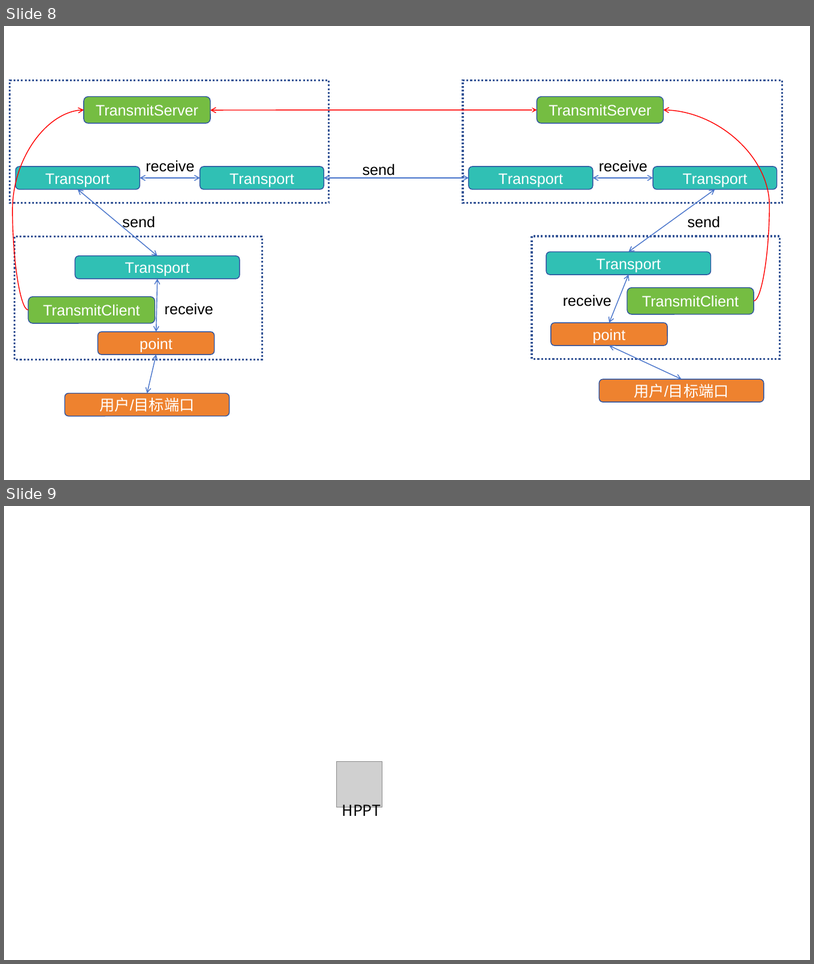
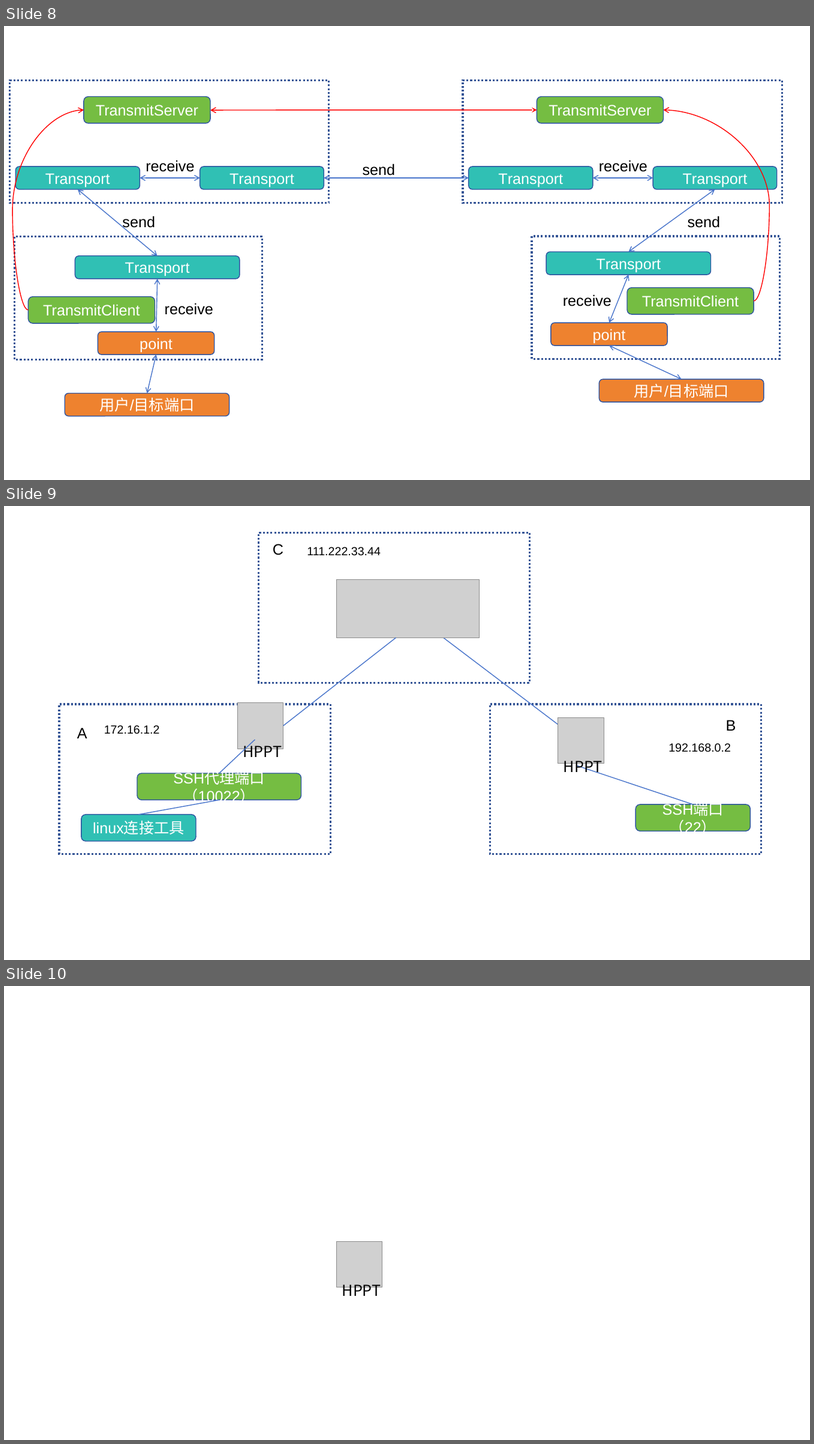
Before and after one commit to codingmiao/hppt, a slide deck: _doc/readme.pptx. Shown one above the other, each under a label of ours: slides 8 and 9 before the commit, slides 8, 9 and 10 after it. The pictures are 814x964 and 814x1444 pixels, drawn with LibreOffice and Linux fonts; fonts in the diff are those of the drawing; grey boxes stand for pictures. Boxes give left, top, right and bottom in pixels: in the first picture for what was removed or moved away, otherwise in the second. Text is boxed around its words. In the diff, an @@ line names an element or a change of style, - is before the commit and + after.

```diff
--- a/_doc/readme.pptx
+++ b/_doc/readme.pptx
@@ slide 9 added at box(4, 506, 810, 960), background #FFFFFF @@
@@ rectangle added at box(258, 532, 530, 682), fill #FFFFFF, outline #355696 2.25 pt dashed @@
@@ text added at box(273, 544, 284, 555), 18 pt, text #000000 @@
+C
@@ text added at box(307, 547, 381, 556), 14 pt, text #000000 @@
+111.222.33.44
@@ picture added at box(337, 579, 480, 638) @@
@@ line added from (284, 726) to (396, 637), #4874CB 1 pt @@
@@ line added from (578, 739) to (444, 637), #4874CB 1 pt @@
@@ picture added at box(237, 703, 284, 748) @@
@@ rectangle added at box(59, 704, 330, 854), fill #FFFFFF, outline #355696 2.25 pt dashed @@
@@ rectangle added at box(491, 704, 762, 854), fill #FFFFFF, outline #355696 2.25 pt dashed @@
@@ picture added at box(558, 717, 604, 763) @@
@@ text added at box(726, 720, 737, 730), 18 pt, text #000000 @@
+B
@@ text added at box(77, 727, 87, 738), 18 pt, text #000000 @@
+A
@@ text added at box(104, 725, 160, 734), 14 pt, text #000000 @@
+172.16.1.2
@@ line added from (219, 774) to (255, 739), #4874CB 1 pt @@
@@ text added at box(243, 742, 282, 761), 18 pt, text #000000 @@
+HPPT
@@ text added at box(669, 743, 731, 752), 14 pt, text #000000 @@
+192.168.0.2
@@ rounded rectangle added at box(137, 774, 301, 800), fill #75BD42, outline #2E54A1 1 pt, 18 pt, text #FFFFFF @@
+SSH代理端口（10022）
@@ text added at box(564, 760, 603, 775), 18 pt, text #000000 @@
+HPPT
@@ line added from (578, 766) to (693, 804), #4874CB 1 pt @@
@@ line added from (139, 814) to (219, 800), #4874CB 1 pt @@
@@ rounded rectangle added at box(636, 804, 751, 831), fill #75BD42, outline #2E54A1 1 pt, 18 pt, text #FFFFFF @@
+SSH端口（22）
@@ rounded rectangle added at box(81, 814, 197, 841), fill #30C0B4, outline #2E54A1 1 pt, 18 pt, text #FFFFFF @@
+linux连接工具
@@ what was slide 9 is now slide 10 @@
```
Also in this commit, not shown: 2 slides changed, 14 other files.
